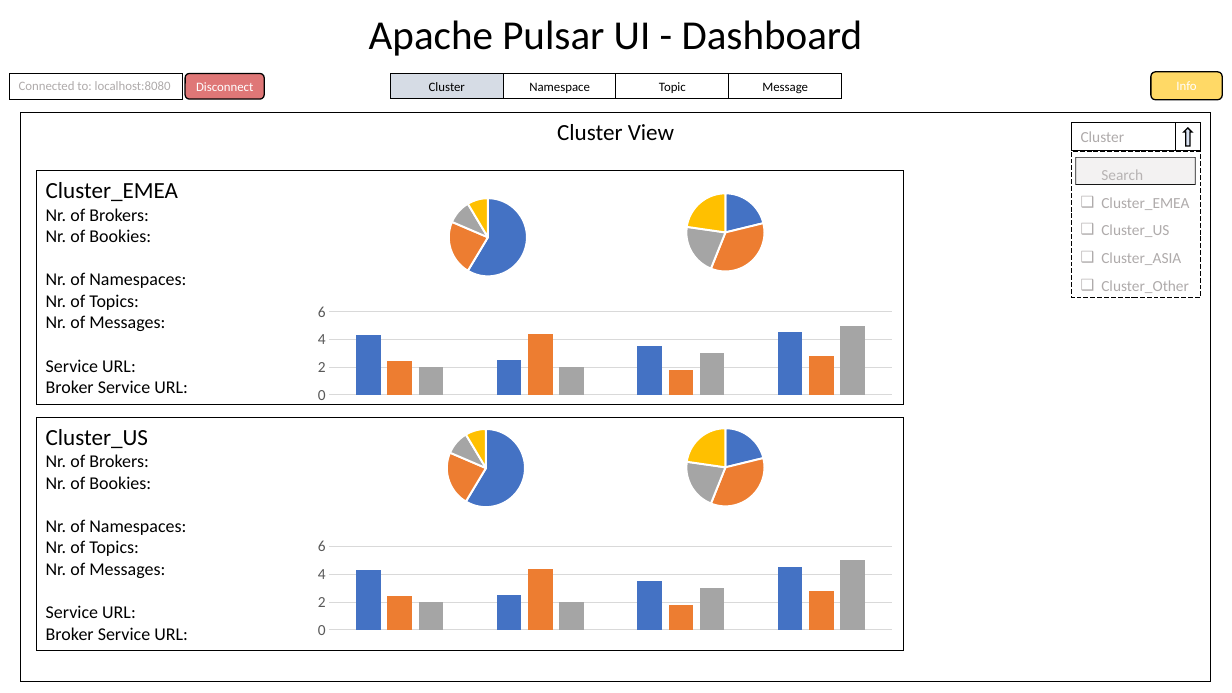
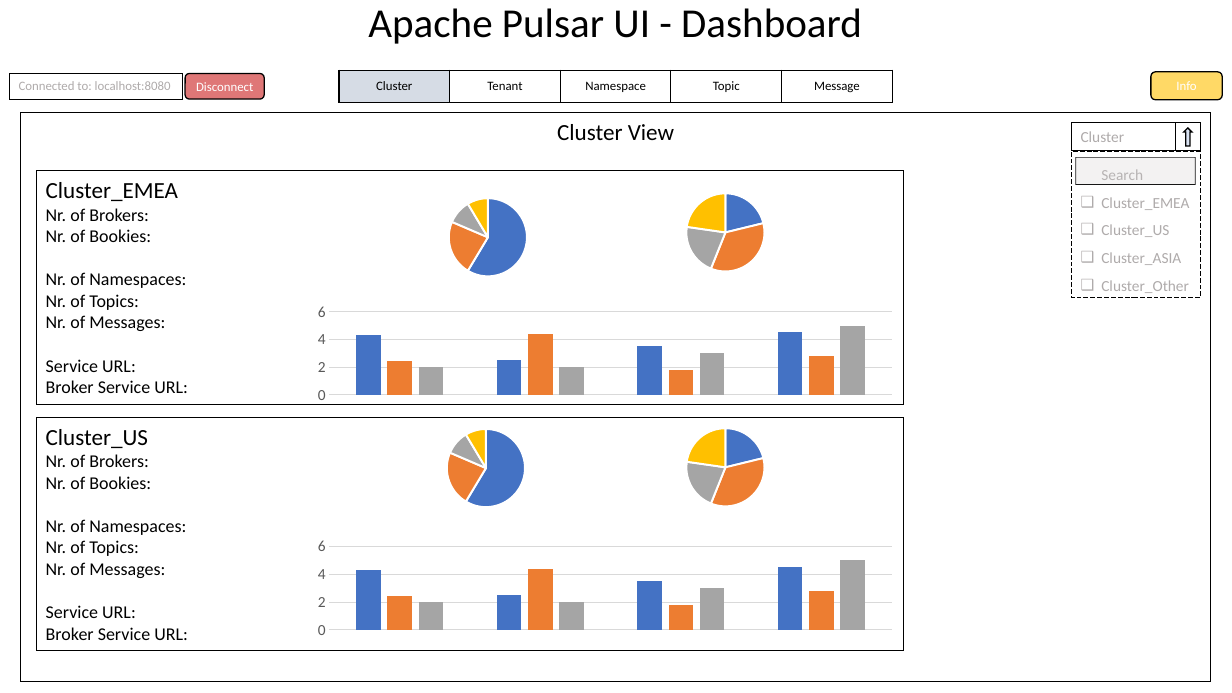
Before and after one commit to amosproj/amos2023ss01-apache-pulsar-ui, a slide deck: slide 3 of Documentation/amos_mockup.pptx. Drawn at 1232x693 pixels with LibreOffice and Linux fonts; fonts in the diff are those of the drawing; background and template pictures are left out. Boxes give left, top, right and bottom in pixels: in the first picture for what was removed or moved away, otherwise in the second. Text is boxed around its words. In the diff, an @@ line names an element or a change of style, - is before the commit and + after.

Commit message:
updated mockup - added tenant view and producer/consumer popups

```diff
--- a/Documentation/amos_mockup.pptx
+++ b/Documentation/amos_mockup.pptx
@@ text "Apache Pulsar UI - Dashboard": place and size @@
-text "Apache Pulsar UI - Dashboard" at <box>369,20,863,56</box>
+text "Apache Pulsar UI - Dashboard" at <box>368,8,862,44</box>
@@ table added at <box>339,70,894,103</box>, 1 rows, 5 columns @@
+Cluster | Tenant | Namespace | Topic | Message
@@ rectangle removed at <box>391,74,504,99</box> @@
-Cluster
@@ rectangle removed at <box>504,74,616,99</box> @@
-Namespace
@@ rectangle removed at <box>616,74,729,99</box> @@
-Topic
@@ rectangle removed at <box>729,74,842,99</box> @@
-Message
```
Also in this commit, not shown: 5 other slides changed, 3 slides added, 1 other file.
